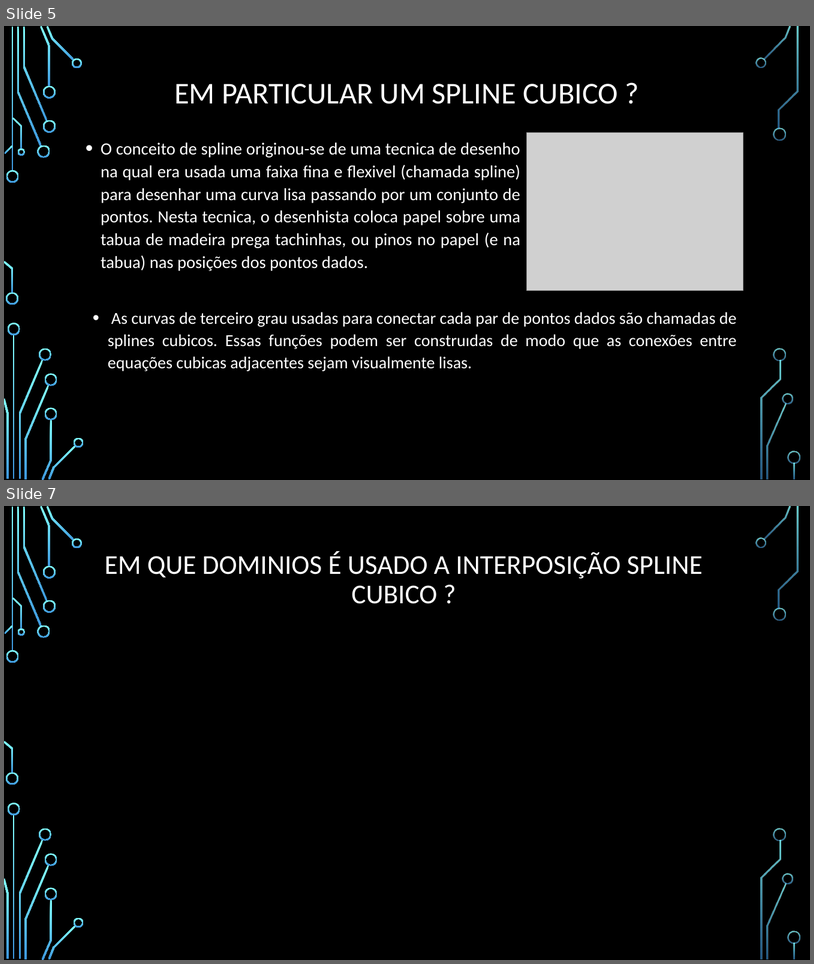
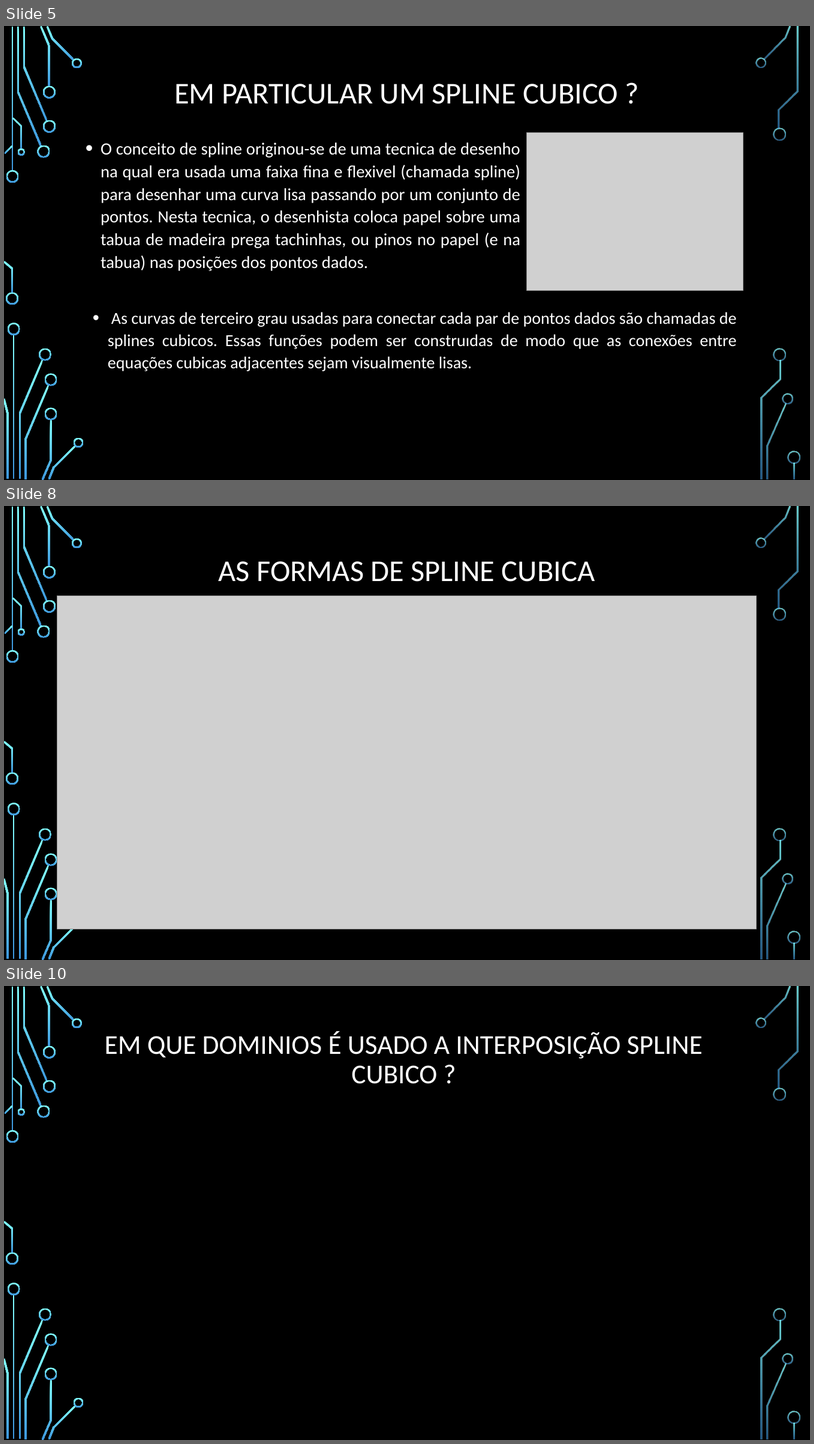
Before and after one commit to IbukunChife/AlgebraLine, a slide deck: RechercheInterpolaçãoSpline/InterpolaçãoSplineCubica.pptx. Shown one above the other, each under a label of ours: slides 5 and 7 before the commit, slides 5, 8 and 10 after it; the slides between them are not shown. The pictures are 814x964 and 814x1444 pixels, drawn with LibreOffice and Linux fonts; fonts in the diff are those of the drawing; grey boxes stand for pictures; background and template pictures are left out. Boxes give left, top, right and bottom in pixels: in the first picture for what was removed or moved away, otherwise in the second. Text is boxed around its words. In the diff, an @@ line names an element or a change of style, - is before the commit and + after.

```diff
--- a/RechercheInterpolaçãoSpline/InterpolaçãoSplineCubica.pptx
+++ b/RechercheInterpolaçãoSpline/InterpolaçãoSplineCubica.pptx
@@ slide 8 added at [4,506,810,960], background picture (left out); not listed: 35 template elements that a slide beside it also shows @@
@@ title added at [219,561,595,582], 36 pt, text #FFFFFF @@
+AS FORMAS DE SPLINE CUBICA
@@ picture added at [57,596,756,929] @@
@@ what was slide 7 is now slide 10 @@
```
Also in this commit, not shown: 1 slide changed, 2 other slides added.
